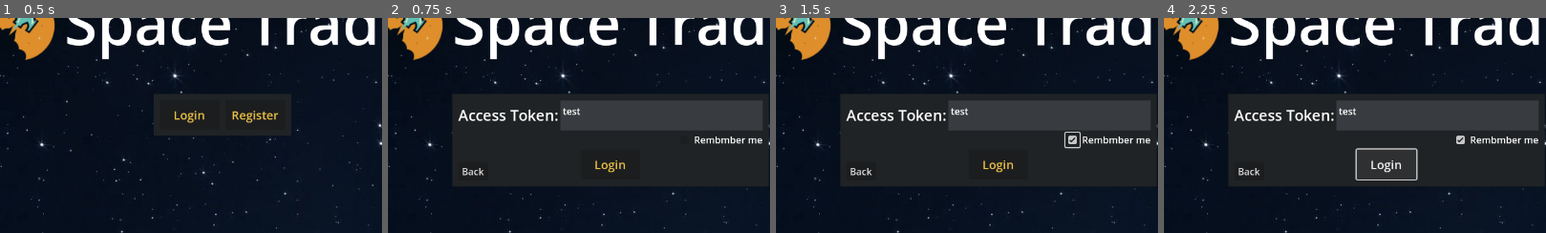
Above: before the commit, frames 1-4 (left to right).
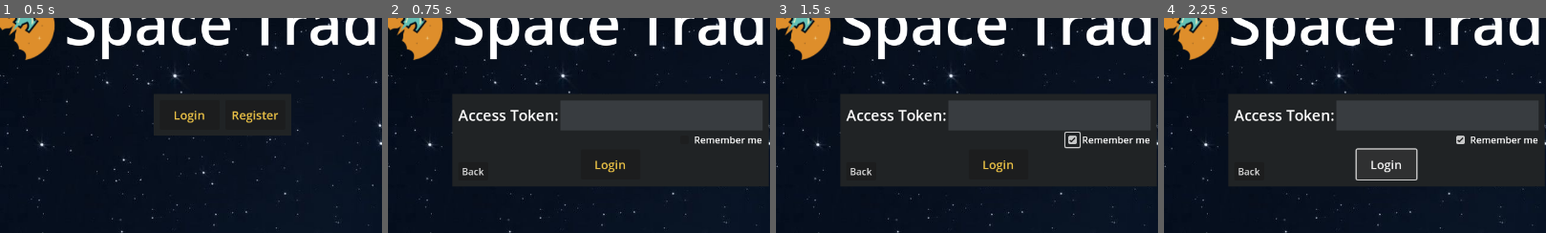
Above: after the commit, the same moments.

Repository: jzocher/space_traders_ui
Game: Godot game, scene res://Scenes/title_screen.tscn
The game is run twice, just before and just after one commit, with the same random seed, the same clock (stepped at 60 frames per second) and the same inputs.
Inputs (mouse positions are % of the whole screen's width and height, from its top left):
- Up to frame 1 (0.5 s): no input
- Up to frame 2 (0.75 s): click "Login" at 0.5 s
- Up to frame 3 (1.5 s): click (60, 58) at 1.25 s
- Up to frame 4 (2.25 s): click "Login" at 2 s
The pictures show only the part of the screen within x 21-71%, y 30-80%; the shares and areas given below are measured in that part.

Frame 1 is identical in both runs. In frame 2, 0.3% of the frame differs, in the area x 45-98%, y 41-59%; in frame 3, 0.3%; in frame 4, 0.3%.

Commit message:
Completed register confirmation. Fixed some typos

Diff:
--- a/Components/register_success.tscn
+++ b/Components/register_success.tscn
@@ -102,7 +102,6 @@
 layout_mode = 2
 focus_mode = 2
 theme_override_constants/text_highlight_v_padding = 10
-text = "This is test text for the label"
 autowrap_mode = 1
 selection_enabled = true
 deselect_on_focus_loss_enabled = false
@@ -117,14 +116,22 @@
 layout_mode = 2
 
 [node name="Confirm" type="Button" parent="Pad/v1/HBoxContainer"]
+custom_minimum_size = Vector2(300, 0)
 layout_mode = 2
 theme_override_font_sizes/font_size = 20
 theme_override_styles/normal = SubResource("StyleBoxFlat_ihpib")
 theme_override_styles/hover = SubResource("StyleBoxFlat_stl0m")
+disabled = true
 text = "I have saved my access token"
 
 [node name="RightPad" type="Label" parent="Pad/v1/HBoxContainer"]
 layout_mode = 2
 horizontal_alignment = 2
 
-[connection signal="about_to_popup" from="." to="." method="_on_about_to_popup"]
+[node name="ConfirmBtnLockout" type="Timer" parent="."]
+wait_time = 5.0
+one_shot = true
+
+[connection signal="visibility_changed" from="." to="." method="_on_visibility_changed"]
+[connection signal="pressed" from="Pad/v1/HBoxContainer/Confirm" to="." method="_on_confirm_pressed"]
+[connection signal="timeout" from="ConfirmBtnLockout" to="." method="_on_confirm_btn_lockout_timeout"]
--- a/Scenes/title_screen.tscn
+++ b/Scenes/title_screen.tscn
@@ -140,7 +140,6 @@
 text = "Register"
 
 [node name="LoginMenu" type="Control" parent="ControlPanel"]
-visible = false
 layout_mode = 1
 anchors_preset = 5
 anchor_left = 0.5
@@ -201,7 +200,7 @@
 
 [node name="RememberLabel" type="Label" parent="ControlPanel/LoginMenu/MarginContainer/VBoxContainer/HBoxContainer5"]
 layout_mode = 2
-text = "Rembmber me"
+text = "Remember me"
 
 [node name="HBoxContainer3" type="HBoxContainer" parent="ControlPanel/LoginMenu/MarginContainer/VBoxContainer"]
 layout_mode = 2
@@ -222,6 +221,7 @@
 text = "Back"
 
 [node name="RegisterMenu" type="Control" parent="ControlPanel"]
+visible = false
 layout_mode = 1
 anchors_preset = 5
 anchor_left = 0.5
@@ -467,3 +467,4 @@
 [connection signal="pressed" from="ControlPanel/RegisterMenu/MarginContainer/Control/RegisterBtn" to="." method="_on_register_btn_pressed"]
 [connection signal="pressed" from="ControlPanel/RegisterMenu/MarginContainer/BackBtn" to="." method="_on_back_btn_pressed"]
 [connection signal="about_to_popup" from="RegisterSuccess" to="." method="_on_register_success_about_to_popup"]
+[connection signal="tree_exited" from="RegisterSuccess" to="." method="_on_register_success_tree_exited"]
--- a/Scripts/register_success.gd
+++ b/Scripts/register_success.gd
@@ -1,11 +1,25 @@
 extends Window
-
 
 # Called when the node enters the scene tree for the first time.
 func _ready():
-	pass
-
+	$".".add_theme_icon_override("close", Texture2D.new())
+	$".".unresizable = true
+	print($".".initial_position)
+	# $".".position = $".".initial_position
 
 # Called every frame. 'delta' is the elapsed time since the previous frame.
 func _process(_delta):
-	pass
+	if $Pad/v1/HBoxContainer/Confirm.disabled == true:
+		$Pad/v1/HBoxContainer/Confirm.text = str(floor($ConfirmBtnLockout.time_left)+1)
+
+
+func _on_confirm_btn_lockout_timeout():
+	$Pad/v1/HBoxContainer/Confirm.disabled = false
+	$Pad/v1/HBoxContainer/Confirm.text = "I have saved my access token"
+
+func _on_visibility_changed():
+	$ConfirmBtnLockout.start(5)
+
+
+func _on_confirm_pressed():
+	$".".queue_free()
--- a/Scripts/title_screen.gd
+++ b/Scripts/title_screen.gd
@@ -61,6 +61,10 @@
 
 
 func _on_register_btn_pressed():
+
+	$RegisterSuccess/Pad/v1/Welcome.text = "Welcome Agent testing"
+	$RegisterSuccess/Pad/v1/Container/Pad2/AccessToken.text = "This is an auth token"
+	$RegisterSuccess.visible = true
 	#var reg_agent_name = $ControlPanel/RegisterMenu/MarginContainer/Control/VBoxContainer/HBoxContainer/VBoxContainer2/AgentSymbolText.text.to_upper()
 	#var reg_faction = $ControlPanel/RegisterMenu/MarginContainer/Control/VBoxContainer/HBoxContainer/VBoxContainer2/FactionText.text.to_upper()
 	#if reg_agent_name == "":
@@ -83,11 +87,6 @@
 			#var body = JSON.stringify({"symbol":reg_agent_name,"faction":reg_faction})
 			#req.request_completed.connect(_on_register_request_completed)
 			#req.request(url, headers, HTTPClient.METHOD_POST, body)
-	agent_info.auth_token = "eyJhbGciOiJSUzI1NiIsInR5cCI6IkpXVCJ9.eyJpZGVudGlmaWVyIjoiUkVIQ09aIiwidmVyc2lvbiI6InYyLjIuMCIsInJlc2V0X2RhdGUiOiIyMDI0LTEwLTI3IiwiaWF0IjoxNzMzODc5MTY5LCJzdWIiOiJhZ2VudC10b2tlbiJ9.a2OV9pLqNO_3dvh7wQk2TtGNQhkvlwOEtMs5rqX3P5lSpbwRSCHy24uKHVhgf2E2LSK08GbTfdh9a6VUL-Vq-TANSoPo5TU8a10CUc0lkwtzNS_zFJKBOZ3E63txd8D-ZQhzdodQN7b_qoypQFDm5KVzOOZCw71N-IynKeqeiUp3TxJGS3sfUDGotPBfFH95vgQvFhDzfry6BVqvXIDyfoZwr3Cm7biUL8d3GZLvosabrfEFh6hsXk2MWQXbFWIbrqeXaVk-9p_SsaKWjPs9BJGiM2ynN1ppTNsuXEW7rytr3Ad2D85yT0H2rw_EHurp8Y6pD-9TzPyCUG4GzIfWaw"
-	agent_info.agent_name = "Rehcoz"
-	$RegisterSuccess/Pad/v1/Welcome.text = "Welcome Agent " + agent_info.agent_name
-	$RegisterSuccess/Pad/v1/Container/Pad2/AccessToken.text = agent_info.auth_token
-	$RegisterSuccess.visible = true
 
 
 func _on_register_request_completed(result, response_code, _headers, body):
@@ -104,12 +103,13 @@
 			set_agent_info(json)
 			print("Test: ", agent_info.agent_name)
 			$RegisterSuccess/Pad/v1/Welcome.text = "Welcome Agent " + agent_info.agent_name
-			$RegisterSuccess/Pad/v1/AccessToken.text = auth
+			$RegisterSuccess/Pad/v1/Container/Pad2/AccessToken.text = auth
 			$RegisterSuccess.visible = true
 	else:
 		print("Error:\n","result: ", result, "\nresponse: ", response_code)
 
 func set_agent_info(data):
+	agent_info.auth_token = data["data"]["token"]
 	agent_info.account_id = data["data"]["agent"]["accountId"]
 	agent_info.agent_name = data["data"]["agent"]["symbol"]
 	agent_info.headquarters = data["data"]["agent"]["headquarters"]
@@ -137,3 +137,7 @@
 
 func _on_factions_info_pressed():
 	$ControlPanel/RegisterMenu/Factions.visible = !$ControlPanel/RegisterMenu/Factions.visible
+
+
+func _on_register_success_tree_exited():
+	get_tree().change_scene_to_file("res://Scenes/overview.tscn")
--- a/agent_info.gd
+++ b/agent_info.gd
@@ -1,6 +1,6 @@
 extends Node
 
-var auth_token = "test"
+var auth_token = ""
 var account_id = ""
 var agent_name = ""
 var headquarters = ""
